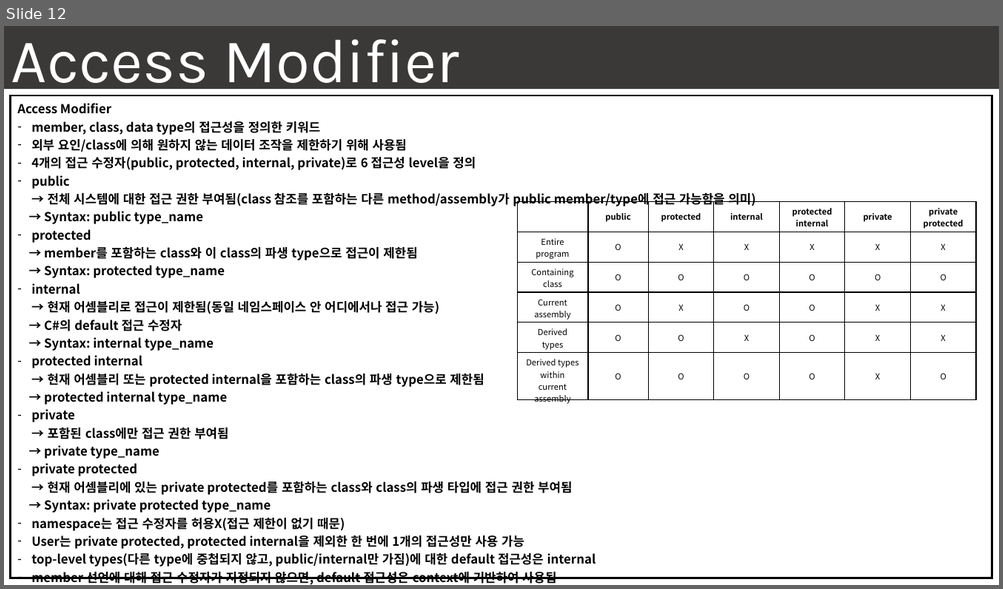
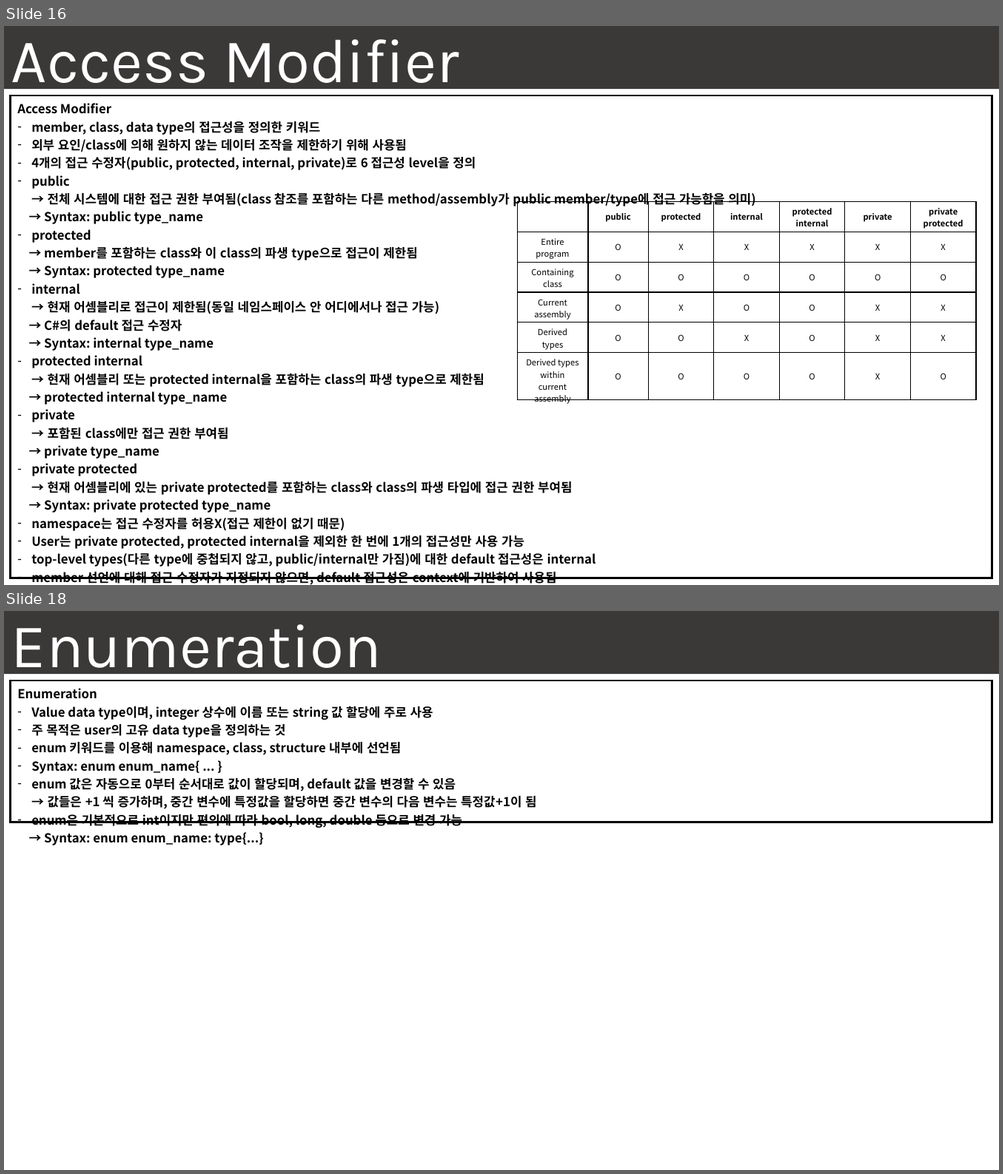
Before and after one commit to seonghokim/Study, a slide deck: Study Material/[KOR] everything in C#.pptx. Shown one above the other, each under a label of ours: slide 12 before the commit, slides 16 and 18 after it; the slides between them are not shown. The pictures are 1003x589 and 1003x1174 pixels, drawn with LibreOffice and Linux fonts; fonts in the diff are those of the drawing; background and template pictures are left out. Boxes give left, top, right and bottom in pixels: in the first picture for what was removed or moved away, otherwise in the second. Text is boxed around its words. In the diff, an @@ line names an element or a change of style, - is before the commit and + after.

```diff
--- a/Study Material/[KOR] everything in C#.pptx
+++ b/Study Material/[KOR] everything in C#.pptx
@@ slide 18 added at [4,611,999,1170], background #FFFFFF @@
@@ rectangle added at [4,611,999,674], fill #3B3838, 60 pt, text #FFFFFF @@
+Enumeration
@@ text added at [11,628,135,668], 48 pt, text #FFFFFF @@
+Terms
@@ table added at [10,681,991,849], 1 rows, 1 columns @@
+Enumeration / Value data type이며, integer 상수에 이름 또는 string 값 할당에 주로 사용 / 주 목적은 user의 고유 data type을 정의하는 것 / enum 키워드를 이용해 namespace, class, structure 내부에 선언됨 / Syntax: enum enum_name{ ... } / enum 값은 자동으로 0부터 순서대로 값이 할당되며, default 값을 변경할 수 있음 / → 값들은 +1 씩 증가하며, 중간 변수에 특정값을 할당하면 중간 변수의 다음 변수는 특정값+1이 됨 / enum은 기본적으로 int이지만 편의에 따라 bool, long, double 등으로 변경 가능 / → Syntax: enum enum_name: type{...}
@@ what was slide 12 is now slide 16 @@
```
Also in this commit, not shown: 2 slides changed, 6 other slides added.
